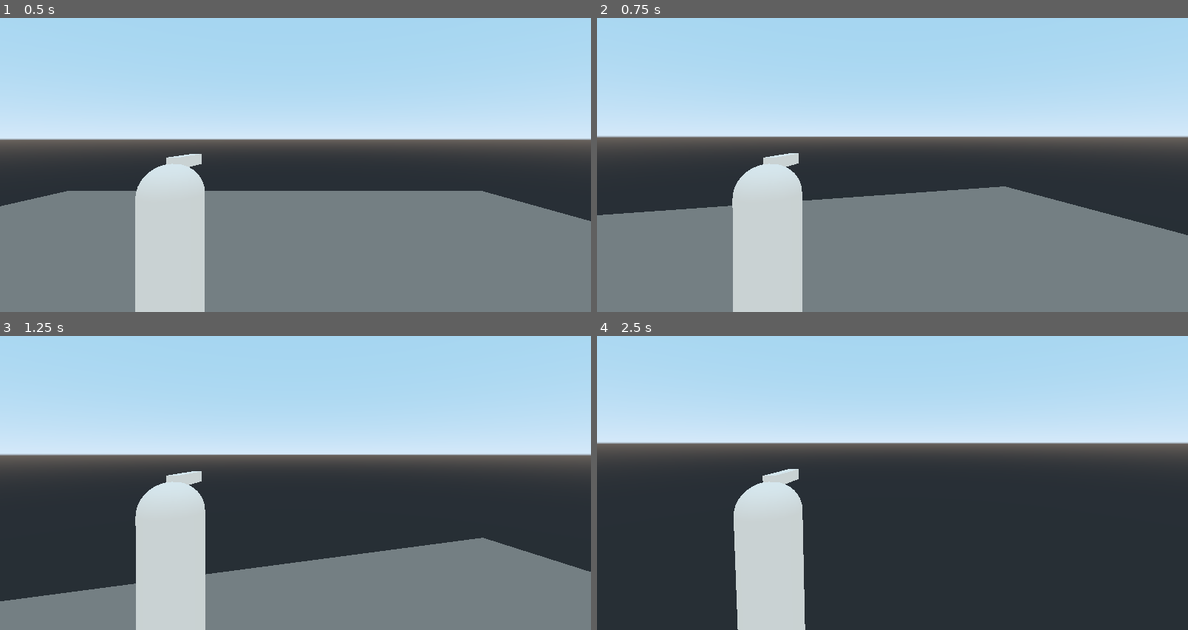
Above: before the commit, frames 1-4 (two rows, left to right).
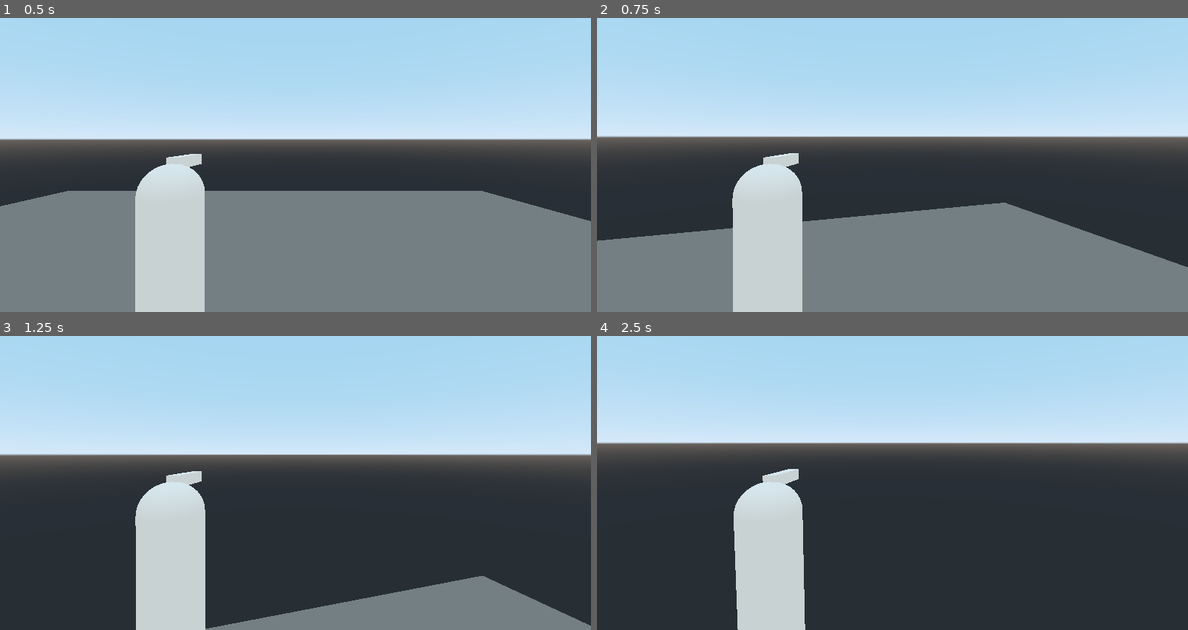
Above: after the commit, the same moments.

Repository: mc-carthy/gdCookbook
Game: Godot game, scene res://Recipes/PlayerCharacter/World.tscn
The game is run twice, just before and just after one commit, with the same random seed, the same clock (stepped at 60 frames per second) and the same inputs. The project has no main scene, so this scene is started directly.
Inputs (mouse positions are in pixels of both pictures, inside the frame that each line leads up to):
- Up to frame 1 (0.5 s): no input
- Up to frame 2 (0.75 s): tap Enter at 0.5 s; move the mouse to (922, 138) at 0.52 s; hold W (move_forward) from 0.53 s (still down); hold Space (jump, bound only after the commit) from 0.53 s (still down)
- Up to frame 3 (1.25 s): keep holding W (move_forward); keep holding Space (jump, bound only after the commit)
- Up to frame 4 (2.5 s): keep holding W (move_forward); move the mouse to (862, 459) at 1.27 s; release Space (jump, bound only after the commit) at 1.28 s; tap Space (jump, bound only after the commit) at 1.35, 1.52, 1.82, 2 s; move the mouse to (904, 450) at 2.02 s; hold Space (jump, bound only after the commit) from 2.03 s (still down)

Frame 1 is identical in both runs. In frame 2, 6.6% of the frame differs, in the area x 0-100%, y 57-85%; in frame 3, 13%, in the area x 0-100%, y 68-100%; in frame 4, less than 0.1%.

Commit message:
Add jumping

Diff:
--- a/Recipes/PlayerCharacter/PlayerCharacter.gd
+++ b/Recipes/PlayerCharacter/PlayerCharacter.gd
@@ -2,9 +2,12 @@
 
 onready var head_pivot: Spatial = $HeadPivot
 
+const GRAVITY = -9.8
+
 var move_speed: float = 10.0
 var direction: Vector3 = Vector3()
 var velocity: Vector3 = Vector3()
+var jump_speed: float = 5.0
 var mouse_sensitivity: float = 0.3
 var max_vertical_camera_angle: float = 60
 
@@ -31,5 +34,14 @@
 		direction -= transform.basis.x
 
 	direction = direction.normalized()
-	velocity = direction * move_speed
-	move_and_slide(velocity, Vector3.UP)
+	velocity.x = direction.x * move_speed
+	velocity.z = direction.z * move_speed
+
+	if is_on_floor():
+		velocity.y = 0
+		if Input.is_action_pressed('jump'):
+			velocity.y = jump_speed
+	else:
+		velocity.y += GRAVITY * delta
+
+	velocity = move_and_slide(velocity, Vector3.UP)
--- a/project.godot
+++ b/project.godot
@@ -51,6 +51,11 @@
 "events": [ Object(InputEventKey,"resource_local_to_scene":false,"resource_name":"","device":0,"alt":false,"shift":false,"control":false,"meta":false,"command":false,"pressed":false,"scancode":68,"unicode":0,"echo":false,"script":null)
  ]
 }
+jump={
+"deadzone": 0.5,
+"events": [ Object(InputEventKey,"resource_local_to_scene":false,"resource_name":"","device":0,"alt":false,"shift":false,"control":false,"meta":false,"command":false,"pressed":false,"scancode":32,"unicode":0,"echo":false,"script":null)
+ ]
+}
 
 [rendering]
 
